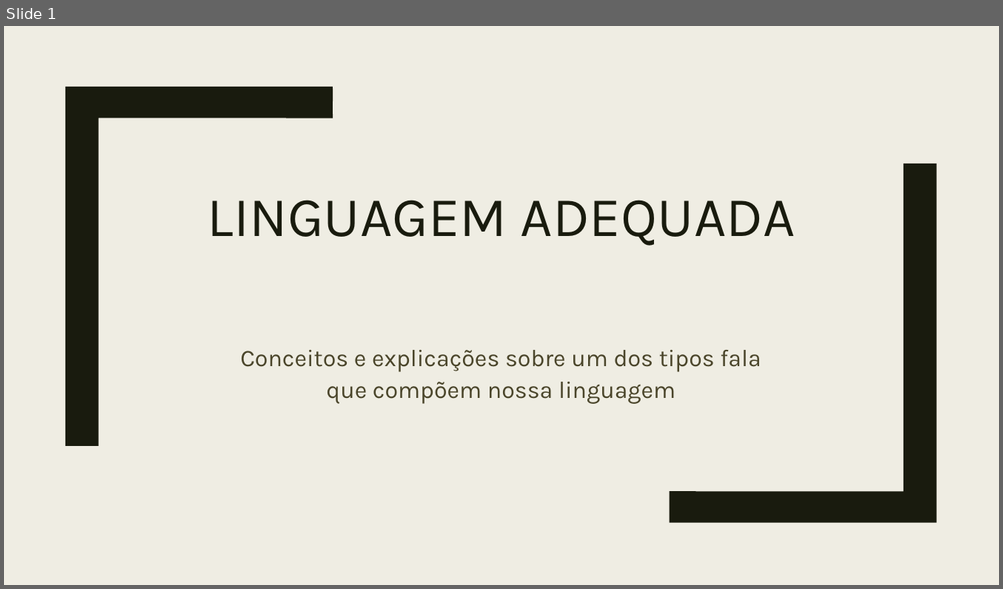
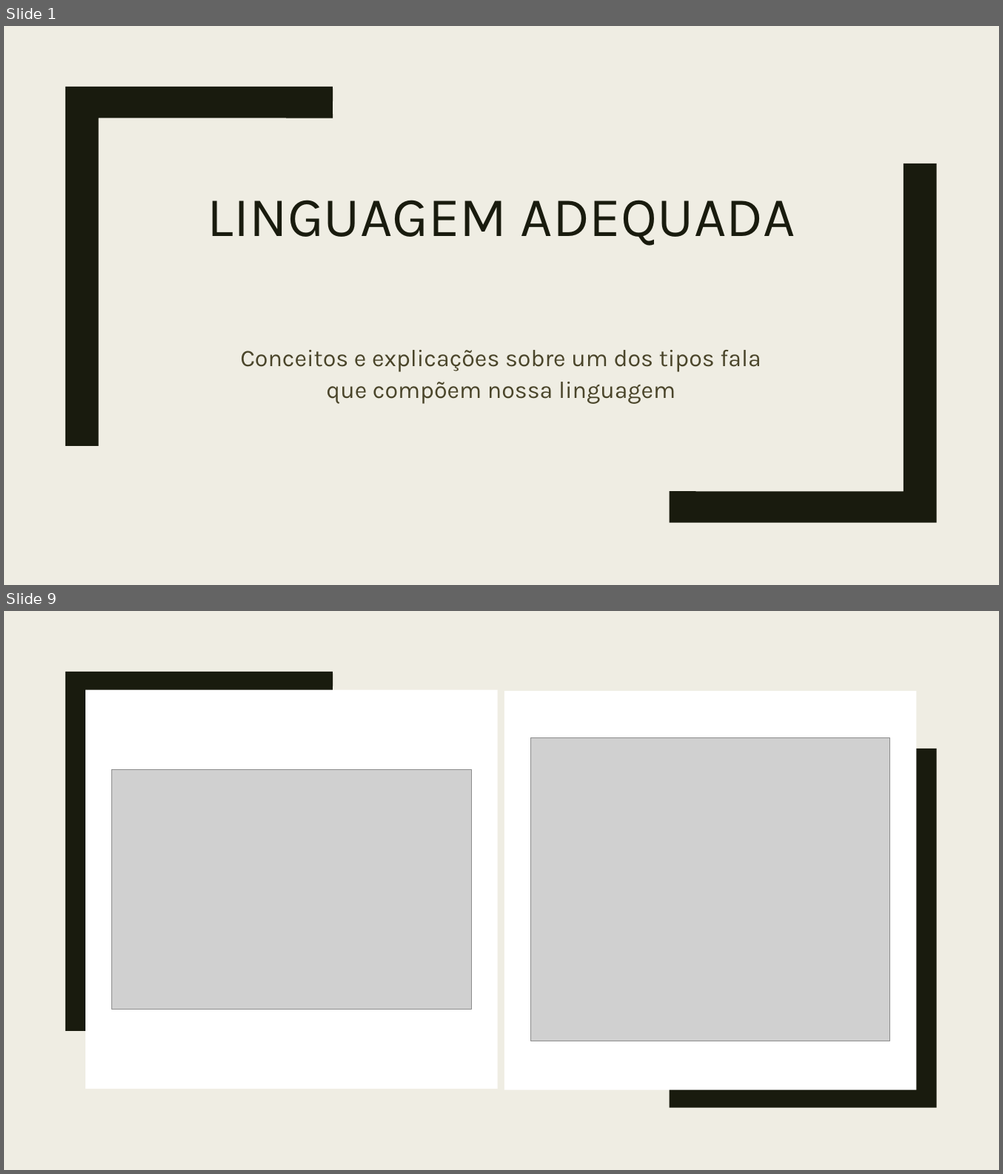
Before and after one commit to bellimatheus/Linguagem, a slide deck: Comunicação/Linguagem adequada.pptx. Shown one above the other, each under a label of ours: slide 1 before the commit, slides 1 and 9 after it; the slides between them are not shown. The pictures are 1003x589 and 1003x1174 pixels, drawn with LibreOffice and Linux fonts; fonts in the diff are those of the drawing; grey boxes stand for pictures. Boxes give left, top, right and bottom in pixels: in the first picture for what was removed or moved away, otherwise in the second. Text is boxed around its words. In the diff, an @@ line names an element or a change of style, - is before the commit and + after.

```diff
--- a/Comunicação/Linguagem adequada.pptx
+++ b/Comunicação/Linguagem adequada.pptx
@@ slide 9 added at box(4, 611, 999, 1170), background #EFEDE3 @@
@@ rectangle added at box(4, 611, 999, 1170), fill #EFEDE3 @@
@@ rectangle added at box(42, 611, 62, 1170), fill #191B0E @@
@@ freeform shape added at box(65, 672, 333, 1031), fill #191B0E @@
@@ rectangle added at box(85, 690, 497, 1089), fill #FFFFFF @@
@@ rectangle added at box(505, 691, 916, 1090), fill #FFFFFF @@
@@ picture added at box(531, 738, 891, 1042) @@
@@ freeform shape added at box(669, 749, 936, 1108), fill #191B0E @@
@@ picture added at box(112, 770, 472, 1009) @@
```
Also in this commit, not shown: 1 slide changed, 6 other slides added, 1 slide removed.
